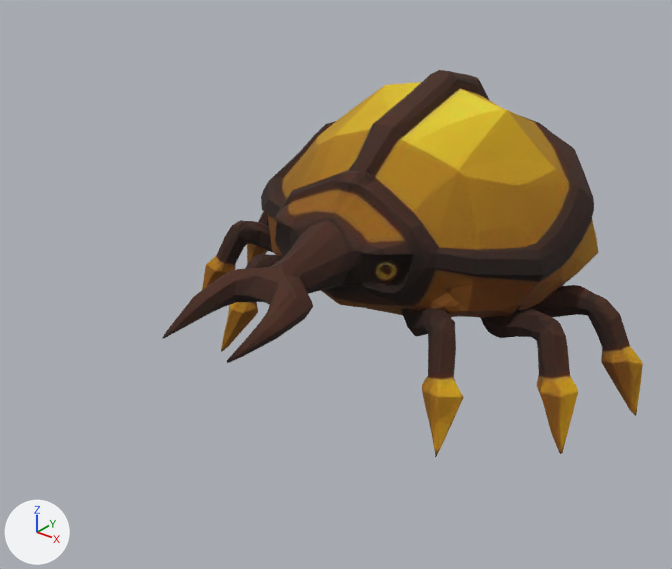
Two versions of the glTF model ecorce/modeles/m_elite_scarabee.glb, one commit apart.
The view is the same before and after, from a 50 mm camera at (0.963, -1.324, 0.687) aimed at (0.036, -0.166, -0.031). Every picture has the same lights, and +X, +Y and +Z are marked at lower left. The picture after the commit comes second. Vertices at exactly the same position are counted once.

Objects in the first picture: 'geometry_0'.
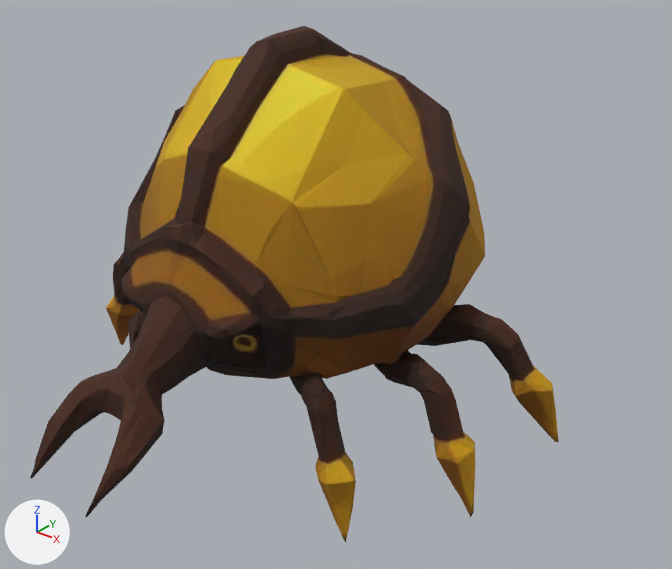
The newer file adds a shape key; the second version is drawn at full value of the shape key 'frappe' of 'geometry_0', and the change is written as the vertex moves it makes.

Pixel boxes [x1, y1, x2, y2] of what changed, in the pictures (672 x 569 px):
'geometry_0', reshaped, moved, rescaled (10% wider, 34% taller)
    before: [162, 70, 643, 457]
    after: [30, 26, 559, 543]

Patch to the scene script:
```diff
--- a/ecorce/modeles/m_elite_scarabee.glb.py
+++ b/ecorce/modeles/m_elite_scarabee.glb.py
@@ me_geometry_0 @@
 # used by ob_geometry_0; location = (0.001, -0.001, -0.003); scale = (0.494, 0.494, 0.494)
-me_geometry_0.from_pydata(...)  # 1500 vertices, 2999 faces; spans x -1.0..1.0, y -0.92..0.92, z -0.56..0.56
+me_geometry_0.from_pydata(...)  # 1500 vertices, 2999 faces; spans x -0.6..0.6, y -0.63..0.34, z -0.09..0.86
+# me_geometry_0 part 1: the whole mesh is multiplied about its middle by the matrix ((0.598, 0.0, 0.0), (0.0, 0.555, -0.27), (0.0, 0.222, 0.676)), then moved by (0.0, -0.15, 0.37)
 me_geometry_0.materials.append(mat_material_0)
@@ ob_geometry_0 @@
 ob_geometry_0 = bpy.data.objects.new('geometry_0', me_geometry_0)
-ob_geometry_0.location = (0.001, -0.001, -0.003)
-ob_geometry_0.scale = (0.494, 0.494, 0.494)
+ob_geometry_0.location = (0.001, -0.249, -0.25)
+ob_geometry_0.scale = (0.774, 0.774, 0.774)
```
